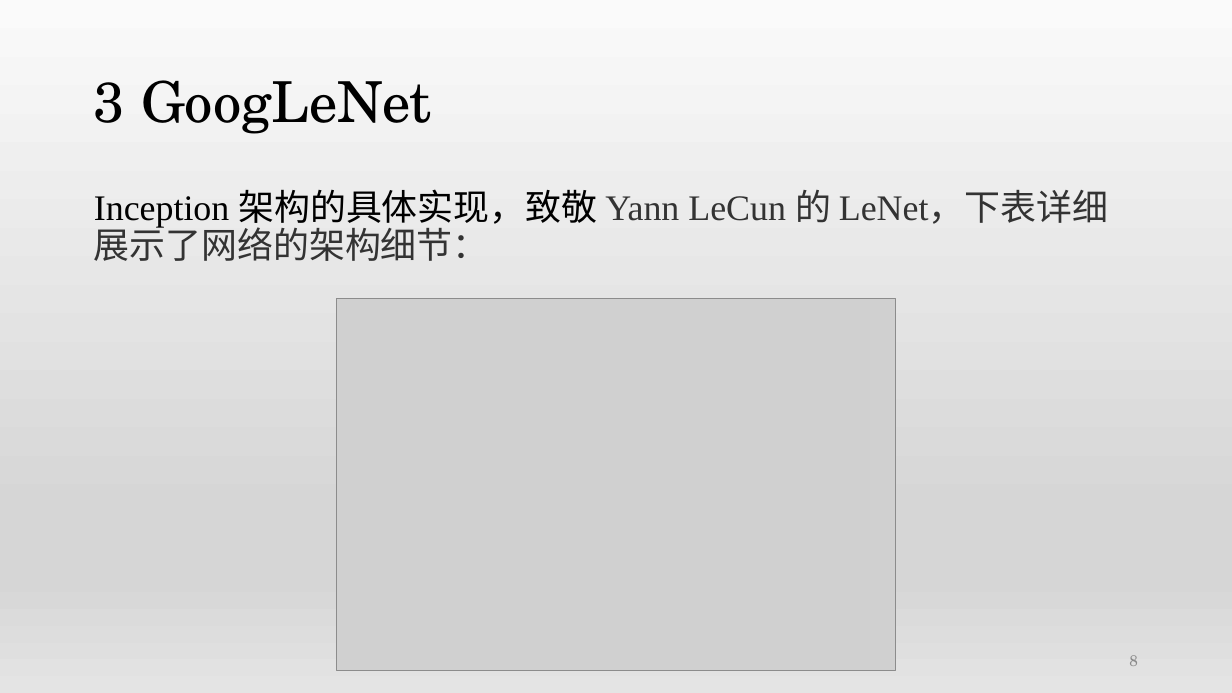
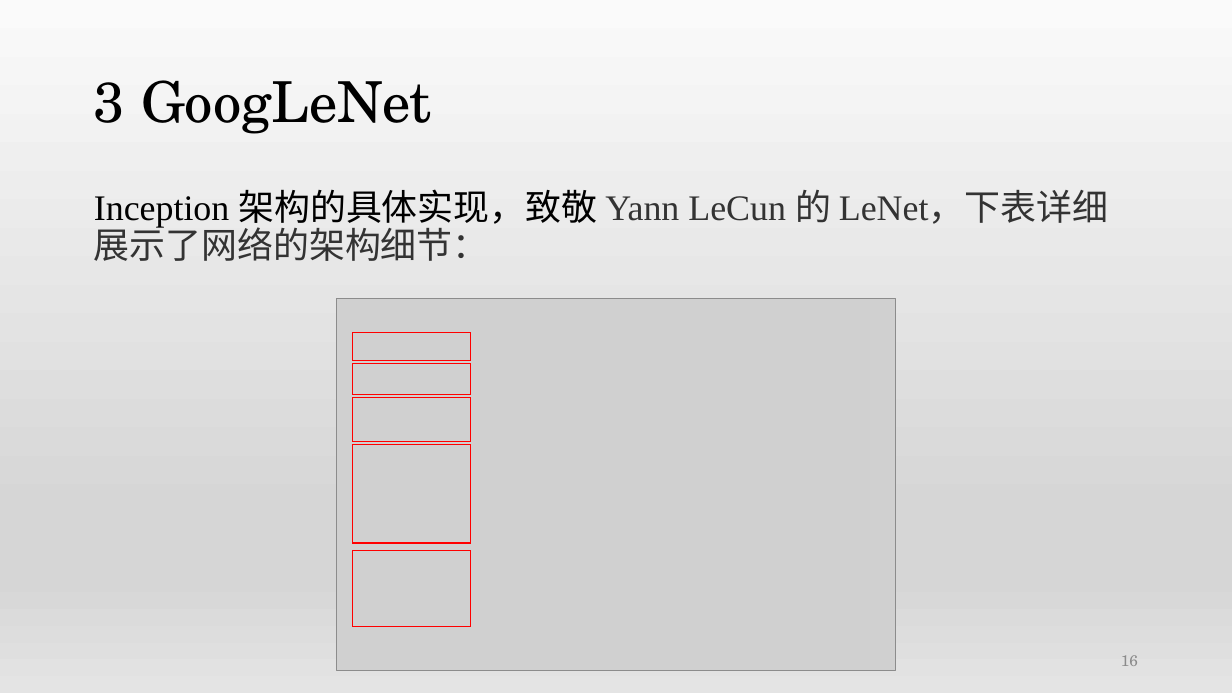
Before and after one commit to qianlinyi/hhu-medical-image-group, a slide deck: slide 16 of CNN PPT&笔记/2015-Going deeper with convolutions-Szegedy.pptx (slide 8 before the commit). Drawn at 1232x693 pixels with LibreOffice and Linux fonts; fonts in the diff are those of the drawing; grey boxes stand for pictures. Boxes give left, top, right and bottom in pixels: in the first picture for what was removed or moved away, otherwise in the second. Text is boxed around its words. In the diff, an @@ line names an element or a change of style, - is before the commit and + after.

```diff
--- a/CNN PPT&笔记/2015-Going deeper with convolutions-Szegedy.pptx
+++ b/CNN PPT&笔记/2015-Going deeper with convolutions-Szegedy.pptx
@@ rectangle added at (x1=353, y1=333, x2=470, y2=361), outline #FF0000 1 pt @@
@@ rectangle added at (x1=353, y1=363, x2=470, y2=395), outline #FF0000 1 pt @@
@@ rectangle added at (x1=353, y1=397, x2=470, y2=442), outline #FF0000 1 pt @@
@@ rectangle added at (x1=353, y1=445, x2=470, y2=543), outline #FF0000 1 pt @@
@@ rectangle added at (x1=353, y1=550, x2=470, y2=627), outline #FF0000 1 pt @@
@@ page number at (x1=1121, y1=655, x2=1138, y2=666): text changed @@
-8
+16
```
Also in this commit, not shown: 4 other slides changed, 9 slides added, 4 other files.
